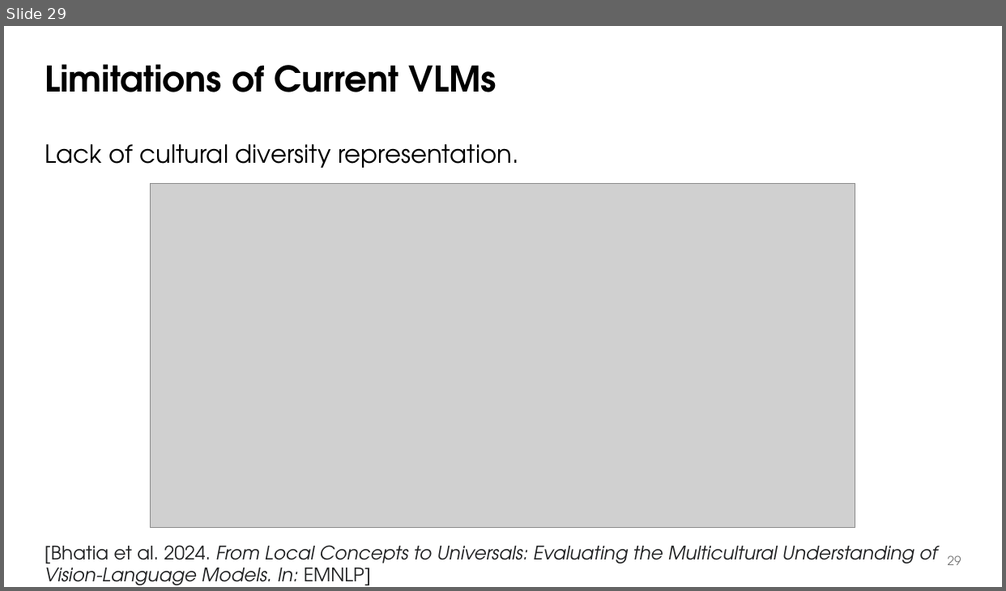
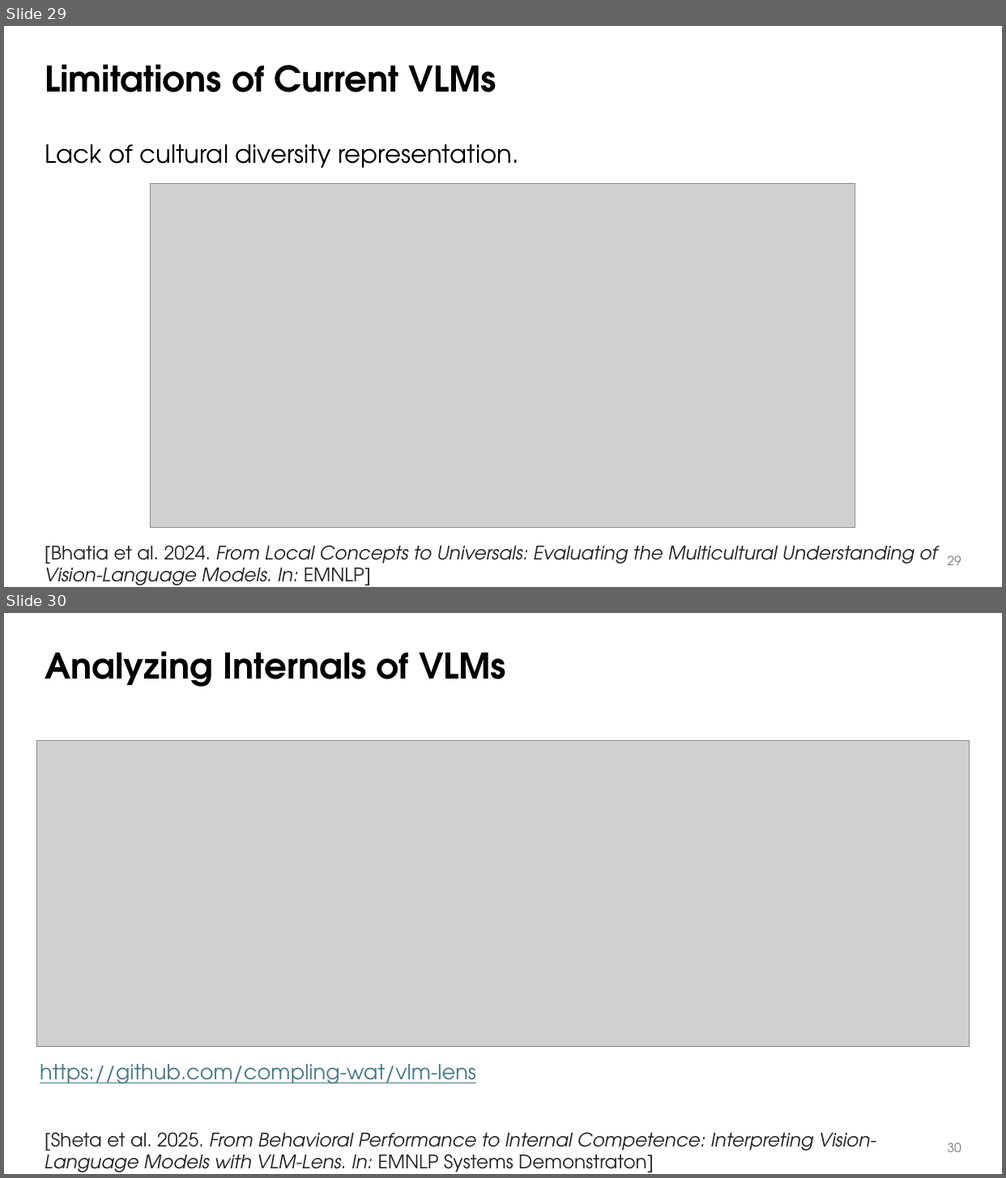
Before and after one commit to waterloo-nlp/intro-to-nlp-material, a slide deck: slides/lect8-mlm.pptx. Shown one above the other, each under a label of ours: slide 29 before the commit, slides 29 and 30 after it. The pictures are 1006x591 and 1006x1178 pixels, drawn with LibreOffice and Linux fonts; fonts in the diff are those of the drawing; grey boxes stand for pictures. Boxes give left, top, right and bottom in pixels: in the first picture for what was removed or moved away, otherwise in the second. Text is boxed around its words. In the diff, an @@ line names an element or a change of style, - is before the commit and + after.

```diff
--- a/slides/lect8-mlm.pptx
+++ b/slides/lect8-mlm.pptx
@@ slide 30 added at [4,613,1002,1174], background #FFFFFF @@
@@ title added at [44,651,506,687], 34 pt, text #000000, bold @@
+Analyzing Internals of VLMs
@@ picture added at [37,740,969,1046] @@
@@ text added at [40,1064,476,1084], 20 pt, text #467886, underline @@
+https://github.com/compling-wat/vlm-lens
@@ text added at [44,1132,876,1173], 18 pt, text #202122, italic @@
+[Sheta et al. 2025. From Behavioral Performance to Internal Competence: Interpreting Vision-Language Models with VLM-Lens. In: EMNLP Systems Demonstraton]
@@ page number added at [948,1143,961,1152], 12 pt, text #797979 @@
+30
```
Also in this commit, not shown: 1 slide changed, 1 other file.
